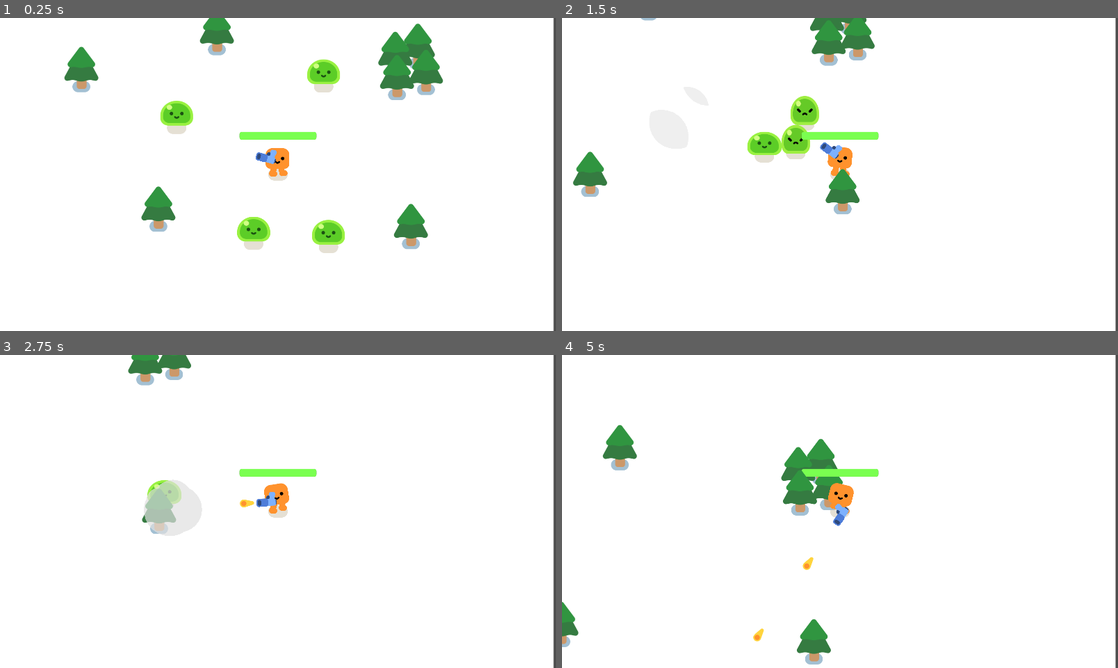
Above: before the commit, frames 1-4 (two rows, left to right).
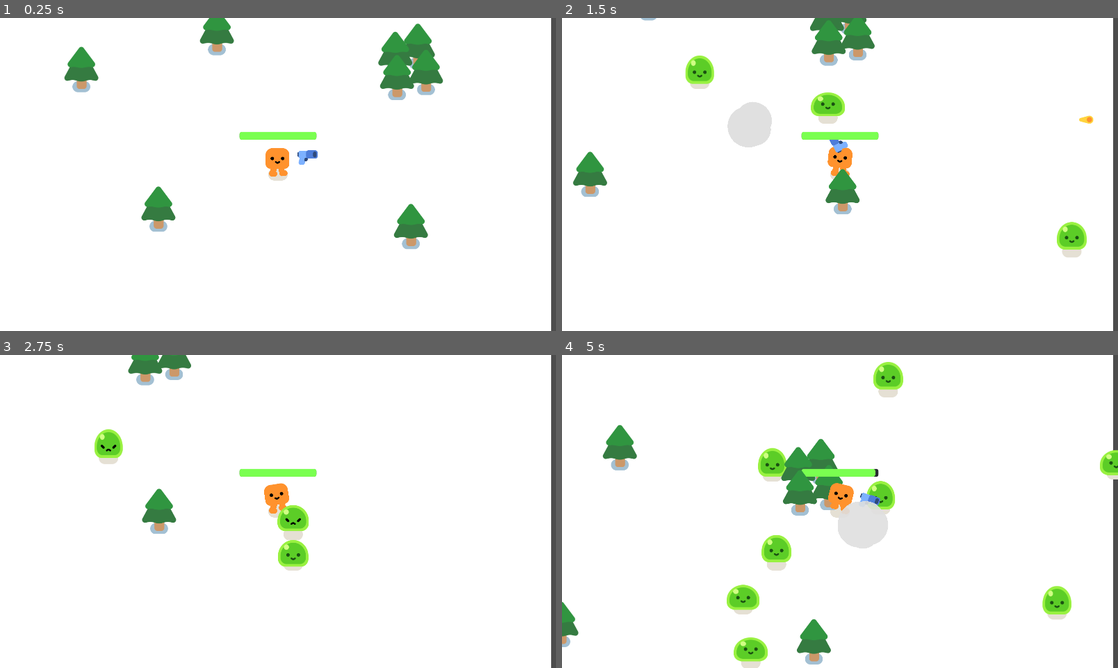
Above: after the commit, the same moments.

Repository: Matheus-Felipe-C/vampire-survival-tutorial
Game: Godot game, scene res://survivor_game.tscn
Two runs of this game, one before a commit and one after it. Both use one fixed random seed, a clock stepped at 60 frames per second and the inputs below.
Inputs:
- Up to frame 1 (0.25 s): no input
- Up to frame 2 (1.5 s): hold D (move_right) 0.53-1.28 s; hold S (move_down) from 1.28 s (still down)
- Up to frame 3 (2.75 s): release S (move_down) at 2.03 s; hold D (move_right) from 2.03 s (still down)
- Up to frame 4 (5 s): release D (move_right) at 2.78 s; hold W (move_up) 2.78-3.53 s; hold A (move_left) from 3.53 s (still down)

The runs differ from the first frame. In frame 1, 2.7% of the frame differs, in the area x 28-100%, y 0-100%; in frame 2, 4.1%; in frame 3, 2.8%; in frame 4, 5.1%, in the area x 29-100%, y 0-100%.

Commit message:
Added enemies spawning outside of the player view

Diff:
--- a/Mob.gd
+++ b/Mob.gd
@@ -5,22 +5,22 @@
 @onready var player = get_node("/root/Game/Player")
 
 func _ready():
-    %Slime.play_walk()
+	%Slime.play_walk()
 
 func _physics_process(delta):
-    var direction = global_position.direction_to(player.global_position)
-    velocity = direction * 300.0
-    move_and_slide()
+	var direction = global_position.direction_to(player.global_position)
+	velocity = direction * 300.0
+	move_and_slide()
 
 func take_damage():
-    health -= 1
-    $Slime.play_hurt()
+	health -= 1
+	$Slime.play_hurt()
 
-    if health == 0:
-        queue_free()
+	if health == 0:
+		queue_free()
 
-        const SMOKE_SCENE = preload("res://smoke_explosion/smoke_explosion.tscn")
+		const SMOKE_SCENE = preload("res://smoke_explosion/smoke_explosion.tscn")
 
-        var smoke = SMOKE_SCENE.instantiate()
-        get_parent().add_child(smoke)
-        smoke.global_position = global_position
+		var smoke = SMOKE_SCENE.instantiate()
+		get_parent().add_child(smoke)
+		smoke.global_position = global_position
--- /dev/null
+++ b/survivor_game.gd
@@ -0,0 +1,12 @@
+extends Node2D
+
+
+func spawn_mob():
+	var new_mob = preload("res://mob.tscn").instantiate()
+	%PathFollow2D.progress_ratio = randf()
+	new_mob.global_position = %PathFollow2D.global_position
+	add_child(new_mob)
+
+
+func _on_timer_timeout():
+	spawn_mob()
--- a/survivor_game.tscn
+++ b/survivor_game.tscn
@@ -1,21 +1,38 @@
-[gd_scene load_steps=4 format=3 uid="uid://byc8cp6k8hg51"]
+[gd_scene load_steps=5 format=3 uid="uid://byc8cp6k8hg51"]
 
+[ext_resource type="Script" path="res://survivor_game.gd" id="1_55toe"]
 [ext_resource type="PackedScene" uid="uid://bqtkvvkiv4msq" path="res://Player.tscn" id="1_ofywy"]
 [ext_resource type="PackedScene" uid="uid://cn6c1yfyghjgn" path="res://pine_tree.tscn" id="2_61u80"]
-[ext_resource type="PackedScene" uid="uid://bunwij3sms2k7" path="res://mob.tscn" id="3_q2tol"]
+
+[sub_resource type="Curve2D" id="Curve2D_703nf"]
+_data = {
+"points": PackedVector2Array(0, 0, 0, 0, -152, -143, 0, 0, 0, 0, 2069, -143, 0, 0, 0, 0, 2078, 1276, 0, 0, 0, 0, -152, -143, 0, 0, 0, 0, -167, 1270)
+}
+point_count = 5
 
 [node name="Game" type="Node2D"]
 y_sort_enabled = true
+script = ExtResource("1_55toe")
 
 [node name="CanvasLayer" type="CanvasLayer" parent="."]
 layer = -1
 
 [node name="ColorRect" type="ColorRect" parent="CanvasLayer"]
-offset_right = 1912.0
-offset_bottom = 1080.0
+offset_left = -160.0
+offset_top = -30.0
+offset_right = 1903.0
+offset_bottom = 1234.0
 
 [node name="Player" parent="." instance=ExtResource("1_ofywy")]
 position = Vector2(885, 664)
+
+[node name="Path2D" type="Path2D" parent="Player"]
+position = Vector2(-885, -664)
+curve = SubResource("Curve2D_703nf")
+
+[node name="PathFollow2D" type="PathFollow2D" parent="Player/Path2D"]
+unique_name_in_owner = true
+position = Vector2(-152, -143)
 
 [node name="PineTree" parent="." instance=ExtResource("2_61u80")]
 position = Vector2(472, 851)
@@ -41,14 +58,8 @@
 [node name="PineTree8" parent="." instance=ExtResource("2_61u80")]
 position = Vector2(1296, 397)
 
-[node name="Mob" parent="." instance=ExtResource("3_q2tol")]
-position = Vector2(467, 472)
+[node name="Timer" type="Timer" parent="."]
+wait_time = 0.3
+autostart = true
 
-[node name="Mob2" parent="." instance=ExtResource("3_q2tol")]
-position = Vector2(1077, 294)
-
-[node name="Mob3" parent="." instance=ExtResource("3_q2tol")]
-position = Vector2(1102, 976)
-
-[node name="Mob4" parent="." instance=ExtResource("3_q2tol")]
-position = Vector2(776, 974)
+[connection signal="timeout" from="Timer" to="." method="_on_timer_timeout"]
